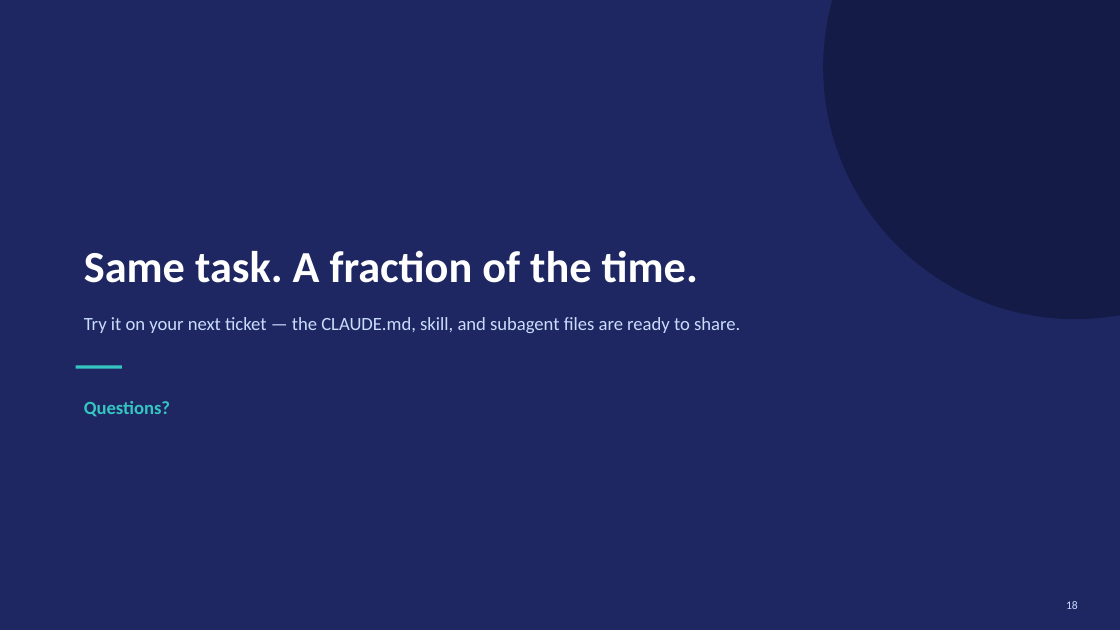
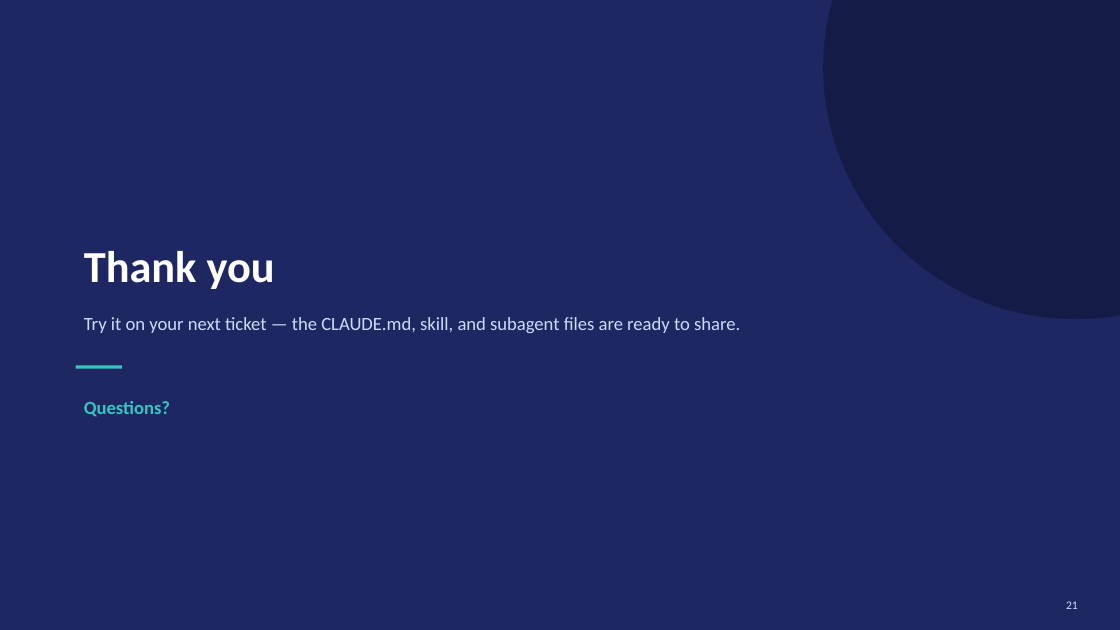
Before and after one commit to RedefineVishw/Demo-Project, a slide deck: slide 21 of ship-ticket-demo.pptx (slide 18 before the commit). Drawn at 1120x630 pixels with LibreOffice and Linux fonts; fonts in the diff are those of the drawing. Boxes give left, top, right and bottom in pixels: in the first picture for what was removed or moved away, otherwise in the second. Text is boxed around its words. In the diff, an @@ line names an element or a change of style, - is before the commit and + after.

```diff
--- a/ship-ticket-demo.pptx
+++ b/ship-ticket-demo.pptx
@@ text at (84,251,275,289): text changed @@
-Same task. A fraction of the time.
+Thank you
@@ text at (1066,601,1078,609): text changed @@
-18
+21
```
Also in this commit, not shown: 14 other slides changed, 5 slides added, 2 slides removed, 5 other files.
